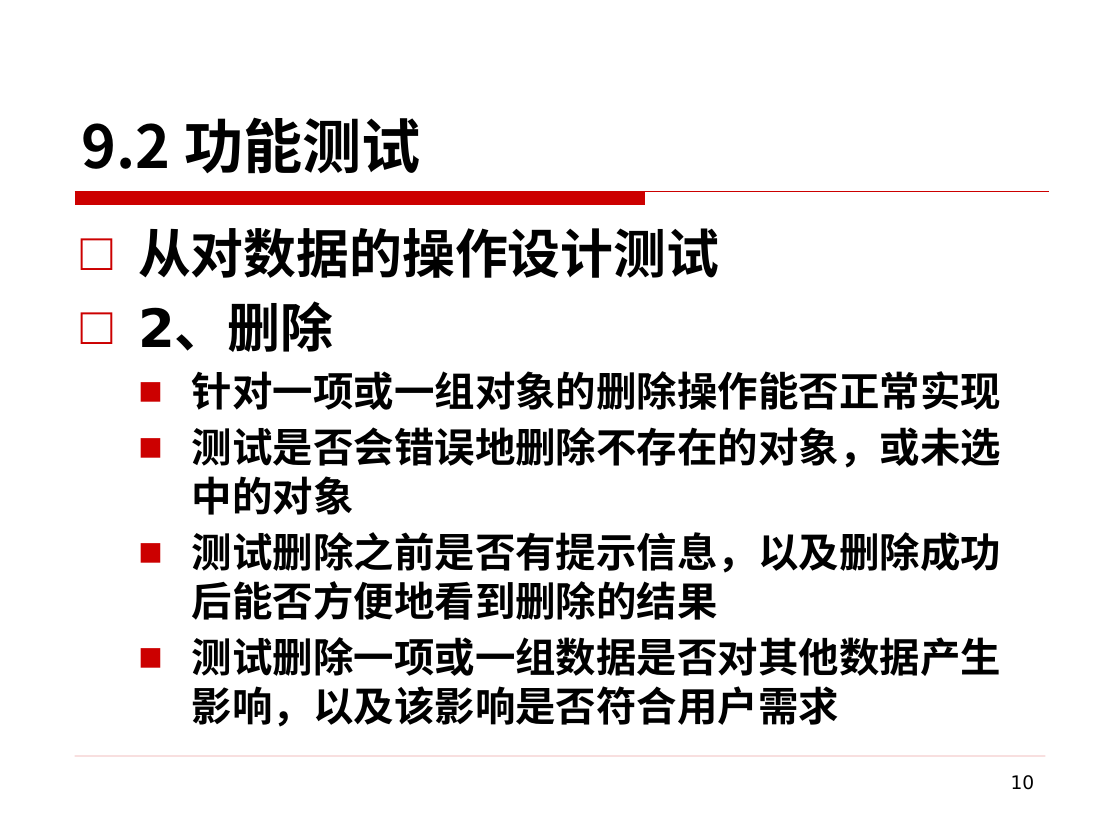
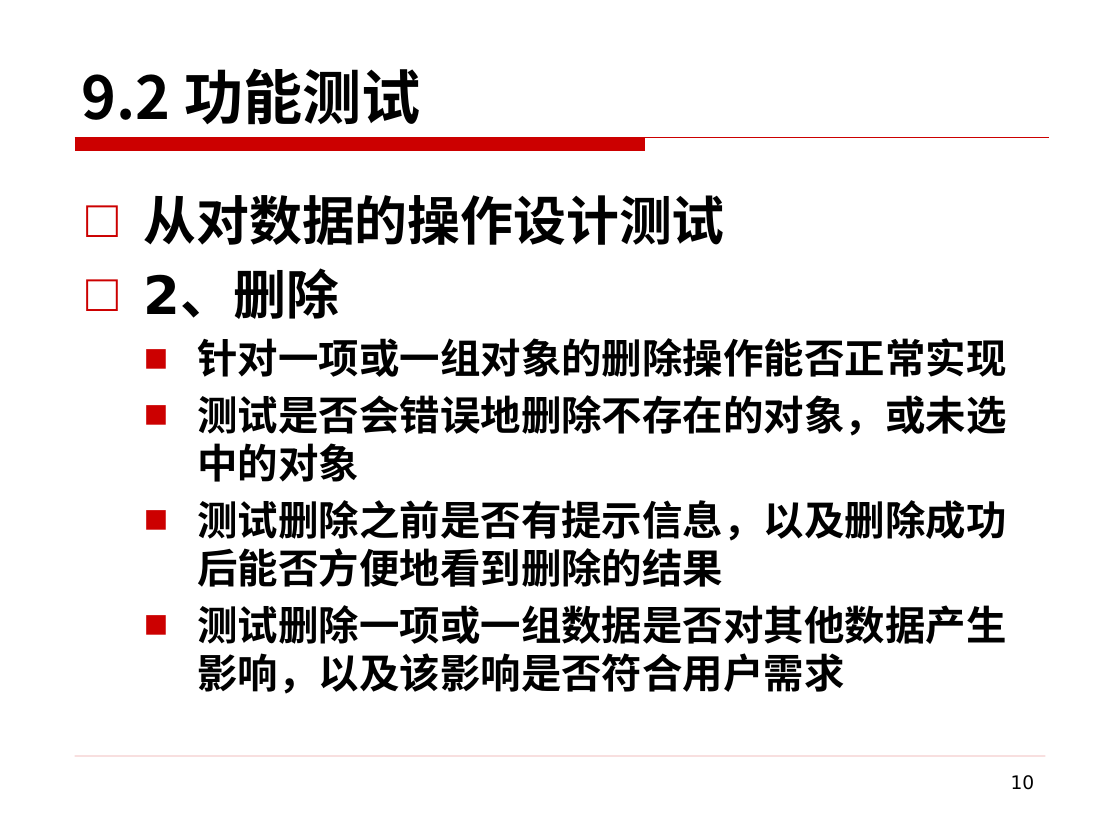
Before and after one commit to edu2act/course-foundation-software-tesing, a slide deck: slide 10 of PPT/第三部分 软件测试应用/9 系统测试.pptx. Drawn at 1120x840 pixels with LibreOffice and Linux fonts; fonts in the diff are those of the drawing; background and template pictures are left out. Boxes give left, top, right and bottom in pixels: in the first picture for what was removed or moved away, otherwise in the second. Text is boxed around its words. In the diff, an @@ line names an element or a change of style, - is before the commit and + after.

Commit message:
系统测试

```diff
--- a/PPT/第三部分 软件测试应用/9 系统测试.pptx
+++ b/PPT/第三部分 软件测试应用/9 系统测试.pptx
@@ title "9.2 功能测试": place and size @@
-title "9.2 功能测试" at box(82, 117, 421, 174)
+title "9.2 功能测试" at box(82, 68, 421, 125)
@@ freeform shape: place and size @@
-freeform shape at box(75, 192, 1049, 205)
+freeform shape at box(75, 138, 1049, 151)
@@ text "从对数据的操作设计测试": place and size @@
-text "从对数据的操作设计测试" at box(138, 228, 1001, 727)
+text "从对数据的操作设计测试" at box(144, 195, 1006, 694)
```
Also in this commit, not shown: 43 other slides changed, 3 slides added, 7 other files.
